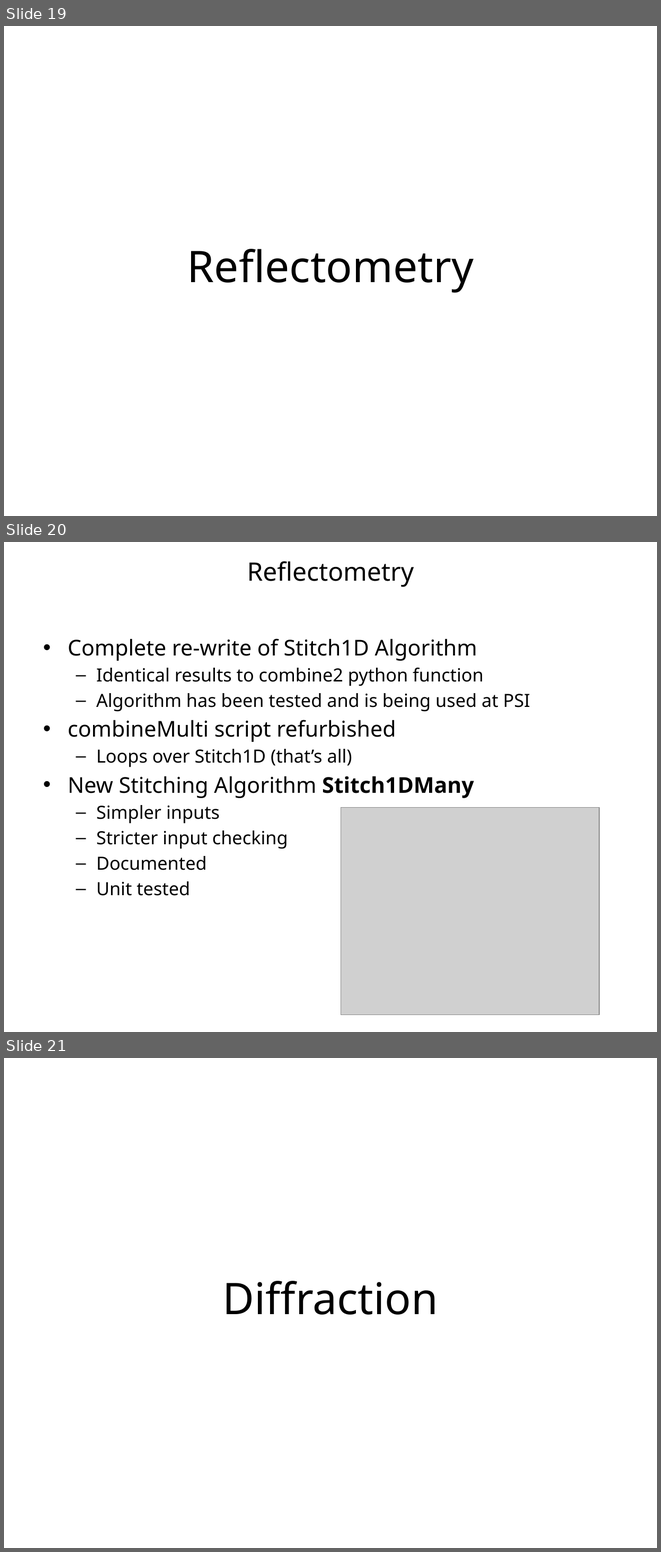
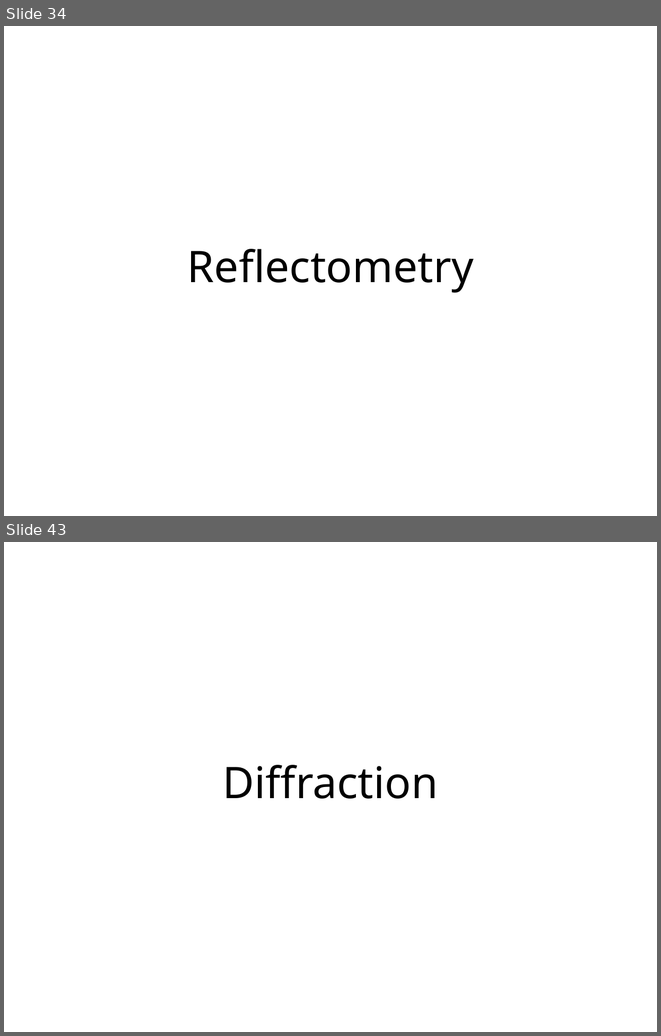
Before and after one commit to mantidproject/documents, a slide deck: Presentations/Release Presentations/3.1/Release 3.1 Presentation.pptx. Shown one above the other, each under a label of ours: slides 19, 20 and 21 before the commit, slides 34 and 43 after it; the slides between them are not shown. The pictures are 661x1552 and 661x1036 pixels, drawn with LibreOffice and Linux fonts; fonts in the diff are those of the drawing; grey boxes stand for pictures; background and template pictures are left out. Boxes give left, top, right and bottom in pixels: in the first picture for what was removed or moved away, otherwise in the second. Text is boxed around its words. In the diff, an @@ line names an element or a change of style, - is before the commit and + after.

```diff
--- a/Presentations/Release Presentations/3.1/Release 3.1 Presentation.pptx
+++ b/Presentations/Release Presentations/3.1/Release 3.1 Presentation.pptx
@@ slide 20 removed at [4, 542, 657, 1032], background #FFFFFF @@
@@ title removed at [247, 561, 414, 587] @@
-Reflectometry
@@ text removed at [68, 638, 530, 896] @@
-• Complete re-write of Stitch1D Algorithm
-  – Identical results to combine2 python function
-  – Algorithm has been tested and is being used at PSI
-• combineMulti script refurbished
-  – Loops over Stitch1D (that’s all)
-• New Stitching Algorithm Stitch1DMany
-  – Simpler inputs
-  – Stricter input checking
-  – Documented
-  – Unit tested
@@ picture removed at [341, 807, 600, 1014] @@
@@ what was slide 19 is now slide 34 @@
@@ what was slide 21 is now slide 43 @@
```
Also in this commit, not shown: 6 slides changed, 33 slides added, 7 other slides removed, 12 other files.
